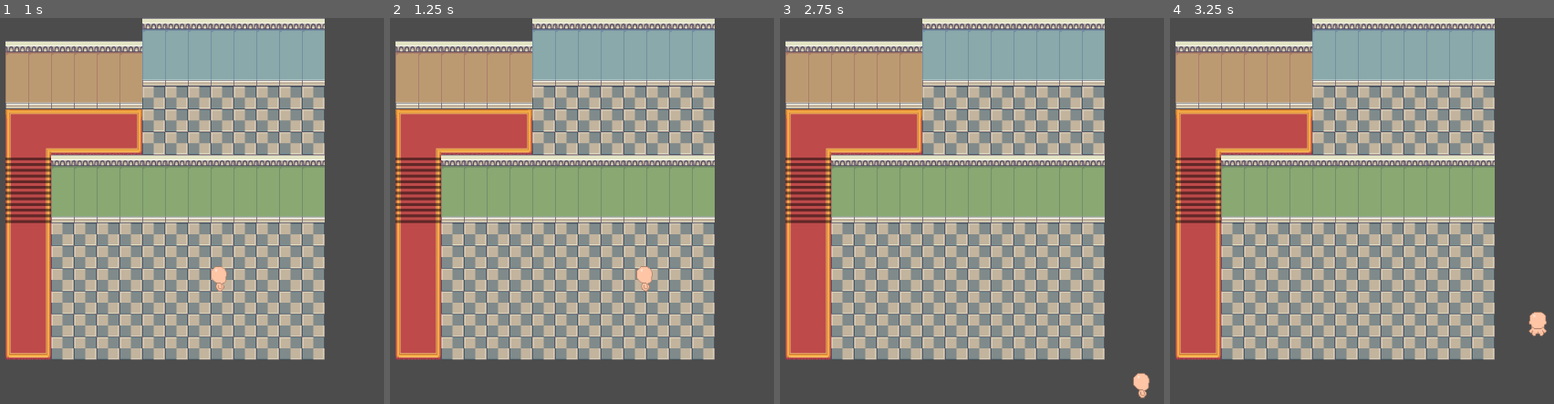
Above: before the commit, frames 1-4 (left to right).
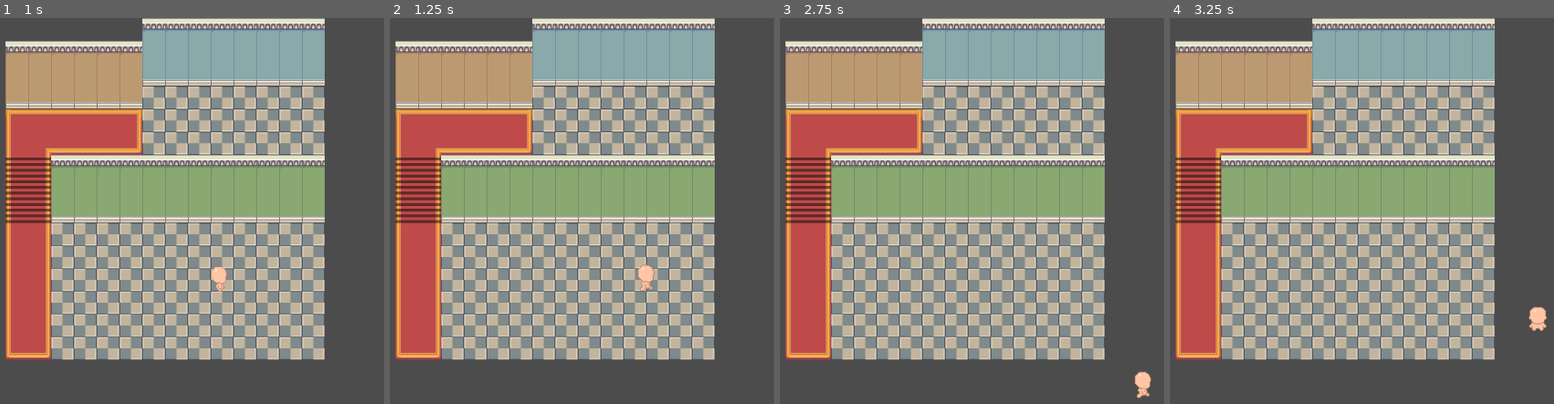
Above: after the commit, the same moments.

Repository: s4x0r/luxjam2020
Game: Godot game, scene res://level.tscn
Same seed, same stepped clock (60 frames per second), same inputs: the game is played once before the commit and once after it. The project has no main scene, so this scene is started directly.
Inputs:
- Up to frame 1 (1 s): tap Enter at 0.5 s; hold Right (ui_right) from 0.53 s (still down)
- Up to frame 2 (1.25 s): keep holding Right (ui_right)
- Up to frame 3 (2.75 s): release Right (ui_right) at 1.28 s; hold Down (ui_down) 1.28-2.03 s; hold Right (ui_right) from 2.03 s (still down)
- Up to frame 4 (3.25 s): release Right (ui_right) at 2.78 s; hold Up (ui_up) from 2.78 s (still down)

Frame 1 is identical in both runs. In frame 2, 0.1% of the frame differs, in the area x 64-69%, y 63-71%; in frame 3, 0.1%; in frame 4, 0.2%, in the area x 93-99%, y 74-83%.

Commit message:
Improved movement for diagonal. Potential optimization on conditional handling in movement.

Diff:
--- a/char.gd
+++ b/char.gd
@@ -11,17 +11,22 @@
 
 # Called every frame. 'delta' is the elapsed time since the previous frame.
 func _process(delta):
-	if Input.is_action_pressed("ui_right"):
-		play('right')
-		position.x += speed * delta
-	elif Input.is_action_pressed("ui_left"):
-		play('left')
-		position.x += -speed * delta
-	if Input.is_action_pressed("ui_up"):
-		play('up')
-		position.y += -speed * delta
-	elif Input.is_action_pressed("ui_down"):
-		play('down')
-		position.y += speed * delta
-	else:
+	var lr = Input.is_action_pressed("ui_right") as int - Input.is_action_pressed("ui_left") as int
+	var ud = Input.is_action_pressed("ui_up") as int - Input.is_action_pressed("ui_down") as int
+
+	if lr:	#If lr (left/right) is nonzero
+		if lr==1:	#right - left == 1 if left is not pressed
+			play('right')
+		else:	#Else it would be left
+			play('left')
+		position.x += speed * delta * lr
+
+	if ud:	#If ud (Up/Down) is nonzero
+		if ud>1:	#up - down == 1 if down is not pressed
+			play('up')
+		else:	#Else it would be down
+			play('down')
+		position.y += -speed * delta * ud
+
+	if !(lr+ud):	#If LR or UD are both zero
 		stop()
